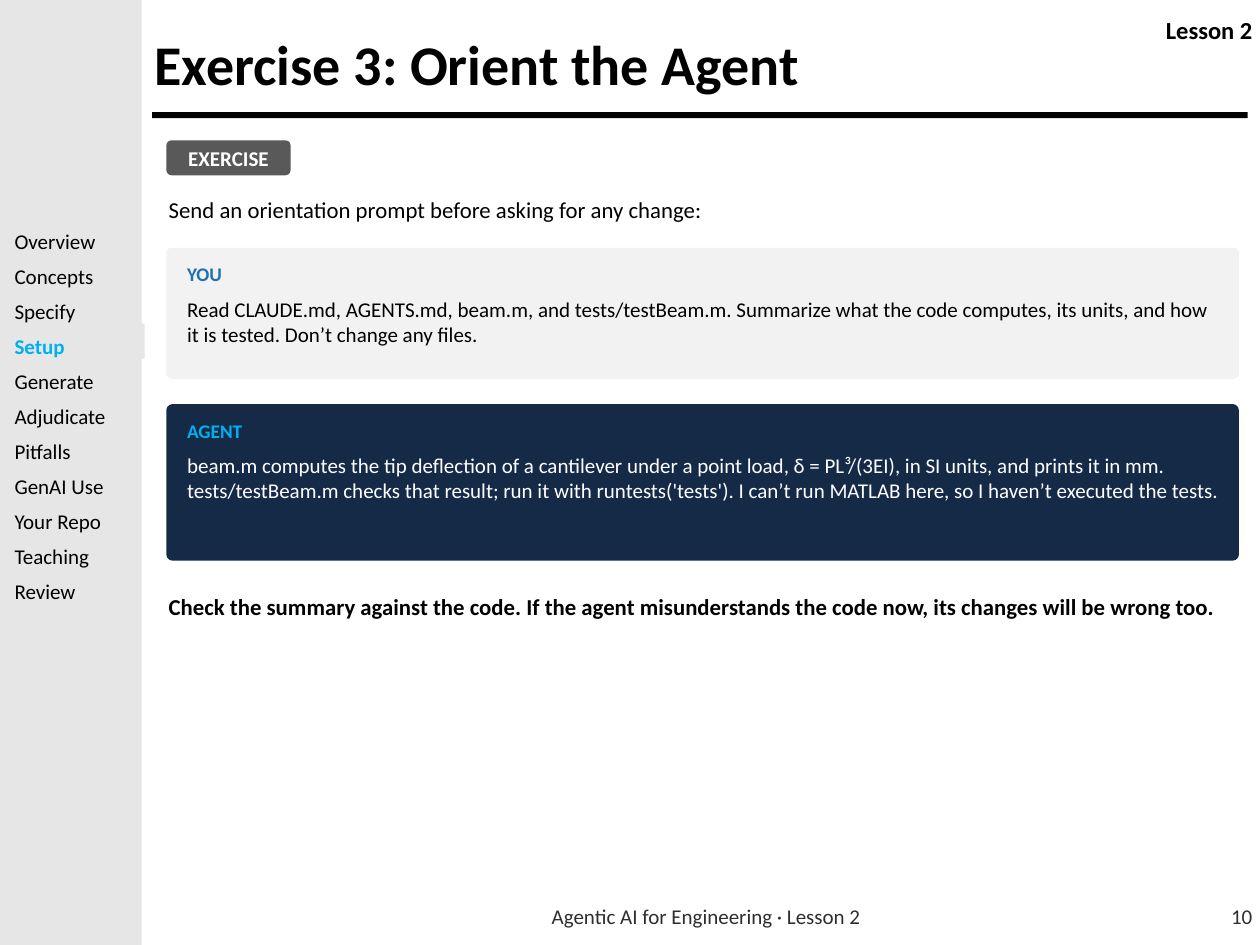
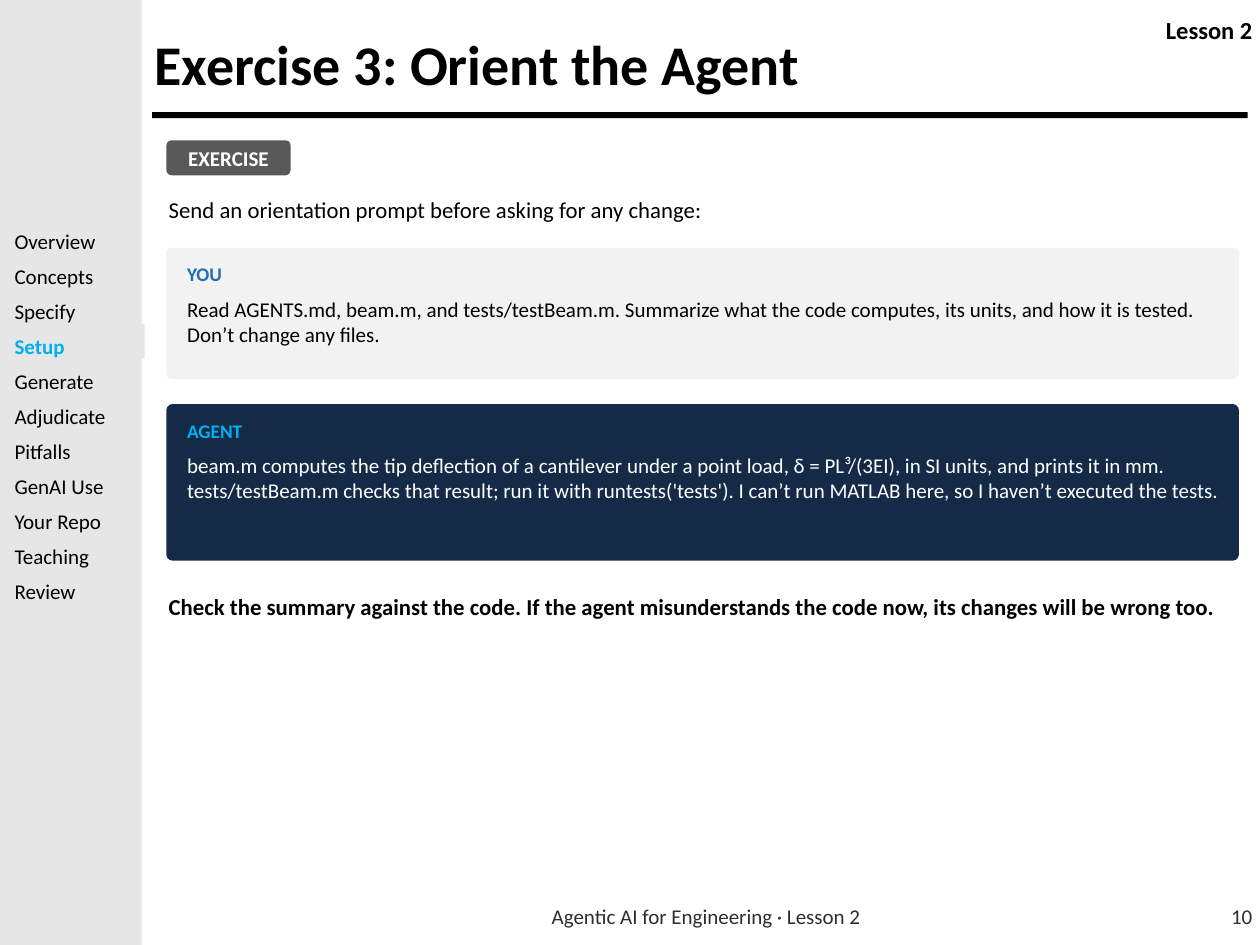
Before and after one commit to usafa-dfas/Agentic-AI-for-Engineering, a slide deck: slide 10 of Lesson Material/LSN 2 - Introduction to Agentic AI for Coding/Agentic_AI_for_Engineering_Lesson_2.pptx. Drawn at 1260x945 pixels with LibreOffice and Linux fonts; fonts in the diff are those of the drawing; background and template pictures are left out. Boxes give left, top, right and bottom in pixels: in the first picture for what was removed or moved away, otherwise in the second. Text is boxed around its words. In the diff, an @@ line names an element or a change of style, - is before the commit and + after.

```diff
--- a/Lesson Material/LSN 2 - Introduction to Agentic AI for Coding/Agentic_AI_for_Engineering_Lesson_2.pptx
+++ b/Lesson Material/LSN 2 - Introduction to Agentic AI for Coding/Agentic_AI_for_Engineering_Lesson_2.pptx
@@ text at bbox=[187, 302, 1194, 346]: text changed @@
-Read CLAUDE.md, AGENTS.md, beam.m, and tests/testBeam.m. Summarize what the code computes, its units, and how it is tested. Don’t change any files.
+Read AGENTS.md, beam.m, and tests/testBeam.m. Summarize what the code computes, its units, and how it is tested. Don’t change any files.
```
Also in this commit, not shown: 18 other slides changed, 5 other files.
